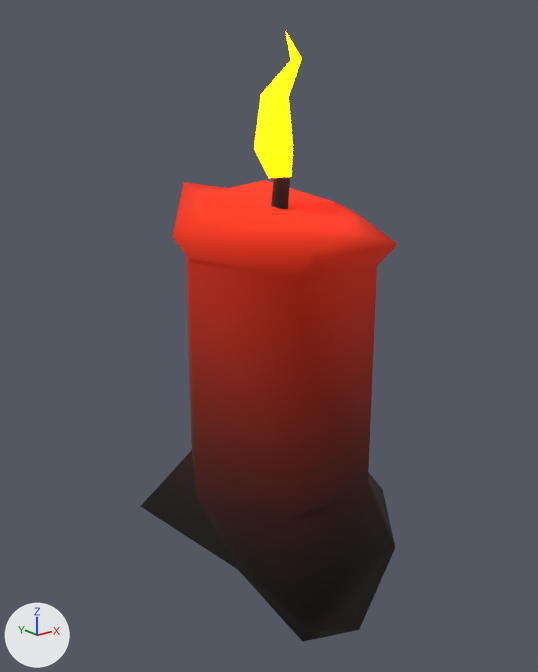
The glTF model Kirzoz/CandleShapeD.001.glb, before and after one commit.
Camera for both pictures: a 50 mm lens placed at (-0.25, -0.3, 0.235), pointed at (-0.008, 0.002, 0.115). Arrows for +X, +Y and +Z are at lower left; the lights stay in place.

The scene before the commit, as lines of its bpy script (objects in view):
```python
mat_halloweenswatchglow = bpy.data.materials.new('HalloweenSwatchGlow')
mat_halloweenswatchglow.use_nodes = True; mat_halloweenswatchglow.node_tree.nodes.clear()
_N = mat_halloweenswatchglow.node_tree.nodes; _L = mat_halloweenswatchglow.node_tree.links
n0 = _N.new('ShaderNodeBsdfPrincipled'); n0.name = 'Principled BSDF'
n0.inputs[2].default_value = 1.0  # 'Roughness'
n0.inputs[28].default_value = 10.0  # 'Emission Strength'
n1 = _N.new('ShaderNodeOutputMaterial'); n1.name = 'Material Output'
n2 = _N.new('ShaderNodeTexImage'); n2.name = 'Image Texture'
n2.image = img_halloweenswatch12
n3 = _N.new('ShaderNodeMath'); n3.name = 'Math'
n3.operation = 'SUBTRACT'
n3.inputs[0].default_value = 1.0  # 'Value'
n4 = _N.new('ShaderNodeMath'); n4.name = 'Math.001'
n4.operation = 'LESS_THAN'
n5 = _N.new('ShaderNodeTexImage'); n5.name = 'Image Texture.001'
n5.image = img_halloweenswatch12
_L.new(n0.outputs[0], n1.inputs[0])  # 'BSDF' to 'Surface'
_L.new(n2.outputs[0], n0.inputs[27])  # 'Color' to 'Emission Color'
_L.new(n3.outputs[0], n0.inputs[4])  # 'Value' to 'Alpha'
_L.new(n4.outputs[0], n3.inputs[1])  # 'Value' to 'Value'
_L.new(n5.outputs[0], n0.inputs[0])  # 'Color' to 'Base Color'
_L.new(n5.outputs[1], n4.inputs[0])  # 'Alpha' to 'Value'
me_candle_a_005_002 = bpy.data.meshes.new('Candle_A_005.002')
me_candle_a_005_002.from_pydata(...)  # 60 vertices, 106 faces; spans x -0.067..0.075, y -0.061..0.069, z -0.059..0.268
# faces by material slot: [84, 22]
me_candle_a_005_002.materials.append(mat_halloweenswatchmat)
me_candle_a_005_002.materials.append(mat_halloweenswatchglow)
ob_candleshaped_001 = bpy.data.objects.new('CandleShapeD.001', me_candle_a_005_002)
ob_candleshaped_001.location = (0.0, 0.0, 0.0)
```
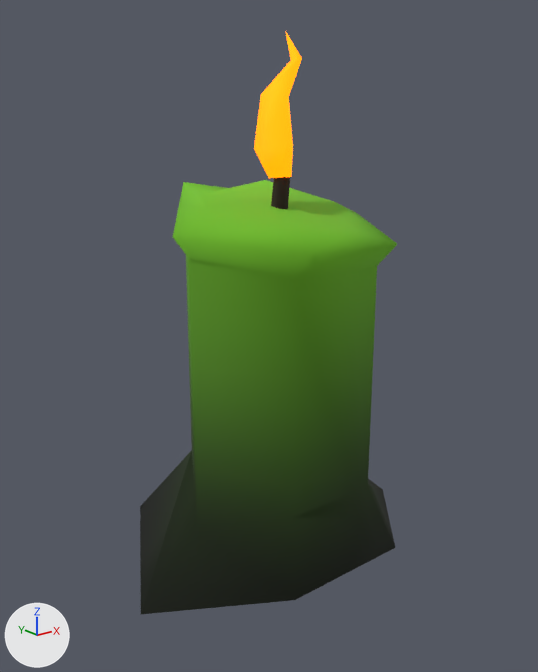
Pixel boxes (x1, y1, x2, y2) of what changed, in the pictures (538 x 672 px):
```json
{"object": "CandleShapeD.001", "change": "surface changed, reshaped", "before": [140, 31, 397, 642], "after": [140, 31, 397, 614], "on screen": "red to green"}
{"part": 1, "of": "me_candle_a_005_002", "change": "cut back", "before": [140, 255, 395, 642], "after": [140, 255, 383, 614]}
{"part": 2, "of": "me_candle_a_005_002", "change": "surface changed", "before": [173, 180, 397, 600], "after": [173, 180, 397, 600], "on screen": "red to green"}
```

Scene script edits in JSON lines:
```json
{"op": "add", "block": "img_halloweenswatch", "code": ["img_halloweenswatch = load_image('HalloweenSwatch', '_unpacked/HalloweenSwatch', 512, 512, 'sRGB')"]}
{"block": "mat_halloweenswatchglow", "where": "n0 = _N.new('ShaderNodeBsdfPrincipled'); n0.name = 'Principled BSDF'"}
{"op": "set", "path": "n0.inputs[28].default_value", "old": "10.0", "new": "2.5", "note": "'Emission Strength'"}
{"block": "mat_halloweenswatchglow", "where": "n2 = _N.new('ShaderNodeTexImage'); n2.name = 'Image Texture'"}
{"op": "set", "path": "n2.image", "old": "img_halloweenswatch12", "new": "img_halloweenswatch"}
{"block": "mat_halloweenswatchglow", "where": "n5 = _N.new('ShaderNodeTexImage'); n5.name = 'Image Texture.001'"}
{"op": "set", "path": "n5.image", "old": "img_halloweenswatch12", "new": "img_halloweenswatch"}
{"block": "me_candle_a_005_002", "where": "# used by ob_candleshaped_001; location = (0.0, 0.0, 0.0)"}
{"op": "remove", "block": "me_candle_a_005_002", "code": "me_candle_a_005_002.from_pydata(...)  # 60 vertices, 106 faces; spans x -0.067..0.075, y -0.061..0.069, z -0.059..0.268"}
{"op": "add", "block": "me_candle_a_005_002", "code": "me_candle_a_005_002.from_pydata(...)  # 56 vertices, 98 faces; spans x -0.107..0.075, y -0.061..0.069, z -0.002..0.268"}
{"block": "me_candle_a_005_002", "change": "me_candle_a_005_002 part 1"}
{"block": "me_candle_a_005_002", "change": "5 vertices are removed from x -0.049..0.02, y -0.05..-0.023, z -0.059..-0.002"}
{"block": "me_candle_a_005_002", "change": "14 faces are deleted"}
{"block": "me_candle_a_005_002", "change": "2 vertices move from x -0.059..0.049, y -0.001, z 0.035..0.036 to x -0.059..0.049, y -0.001, z 0.015..0.024"}
{"block": "me_candle_a_005_002", "change": "1 vertex is added at (-0.107, -0.023, -0.002)"}
{"block": "me_candle_a_005_002", "change": "6 new faces join them, mat_halloweenswatchmat"}
{"block": "me_candle_a_005_002", "change": "me_candle_a_005_002 part 2: 52 kept faces spanning x -0.067..0.075, y -0.061..0.069, z -0.002..0.195 get new texture (UV) coordinates"}
```
